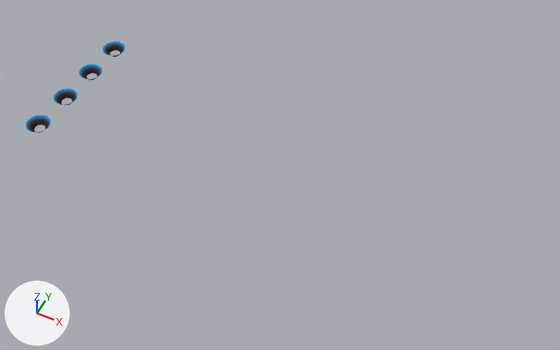
An edit to the FBX model Assets/Models/fenrir/fenrir_engine_jets_7.FBX, drawn before and after from the same camera.
Both versions are drawn from a camera (50 mm lens) standing at (6.67, -68.06, 11.92) and looking at (0.39, -55.49, -3.78). Arrows for +X, +Y and +Z are at lower left; the lights stay in place. Where no turn or scale is listed for an object, it has been applied to the vertices.

Objects in the first picture: 'fenrir_engine_jets_5'.
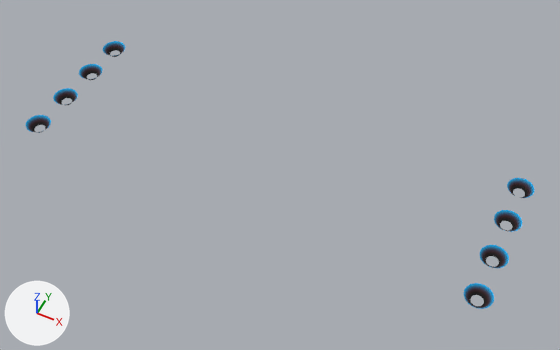
Where the newer file only moved an object's origin or applied its transform, the numbers keep the older frame.

Where the change shows, as pixel boxes [x1, y1, x2, y2] in the pictures (560 x 350 px):
'fenrir_engine_jets_5', reshaped (405% wider, 189% taller): before [25, 41, 125, 133]; after [25, 41, 534, 309]
part 1 of me_mesh, added: after [507, 178, 534, 198]
part 2 of me_mesh, added: after [494, 210, 522, 232]
part 3 of me_mesh, added: after [480, 245, 509, 268]
part 4 of me_mesh, added: after [464, 283, 494, 309]

The change, as a diff of the scene's bpy script:
```diff
--- a/Assets/Models/fenrir/fenrir_engine_jets_7.FBX.py
+++ b/Assets/Models/fenrir/fenrir_engine_jets_7.FBX.py
@@ me_mesh @@
 me_mesh.from_pydata(...)  # 144 vertices, 72 faces; spans x -0.35..0.35, y -2.19..2.19, z -0.21..0.0
 # used by ob_fenrir_engine_jets_5; location = (-6.36, -55.29, -3.35)
+# me_mesh part 1: the loose piece of 36 vertices spanning x -0.35..0.35, y 1.5..2.19, z -0.21..0.0 is copied, and the copy is moved by (12.71, 0.0, 0.0); it spans x 12.36..13.06, y 1.5..2.19, z -0.21..0.0
+# me_mesh part 2: the loose piece of 36 vertices spanning x -0.35..0.35, y 0.29..0.98, z -0.21..0.0 is copied, and the copy is moved by (12.71, 0.0, 0.0); it spans x 12.36..13.06, y 0.29..0.98, z -0.21..0.0
+# me_mesh part 3: the loose piece of 36 vertices spanning x -0.35..0.35, y -0.94..-0.25, z -0.21..0.0 is copied, and the copy is moved by (12.71, 0.0, 0.0); it spans x 12.36..13.06, y -0.94..-0.25, z -0.21..0.0
+# me_mesh part 4: the loose piece of 36 vertices spanning x -0.35..0.35, y -2.19..-1.5, z -0.21..0.0 is copied, and the copy is moved by (12.71, 0.0, 0.0); it spans x 12.36..13.06, y -2.19..-1.5, z -0.21..0.0
 me_mesh.materials.append(mat_07___default)
```
